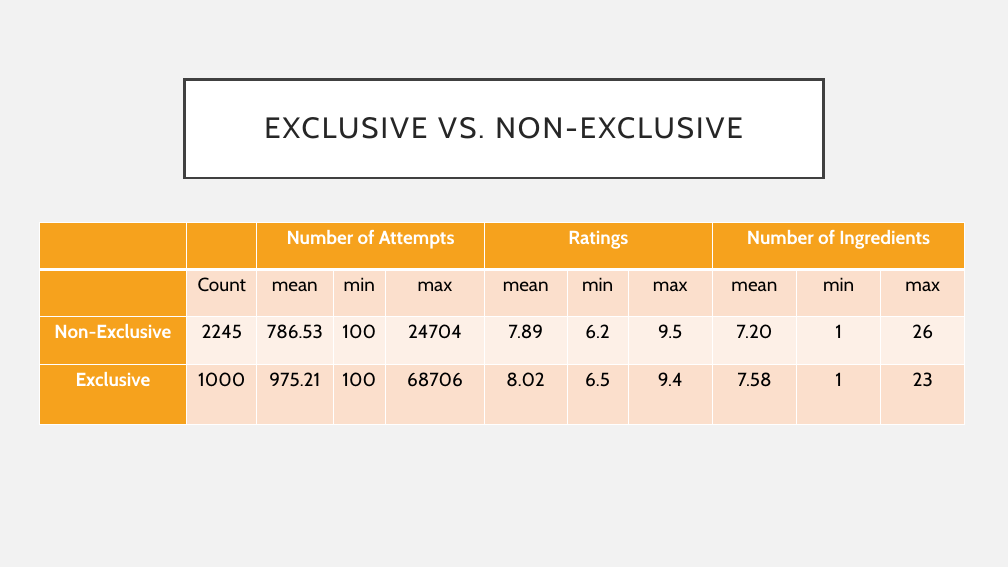
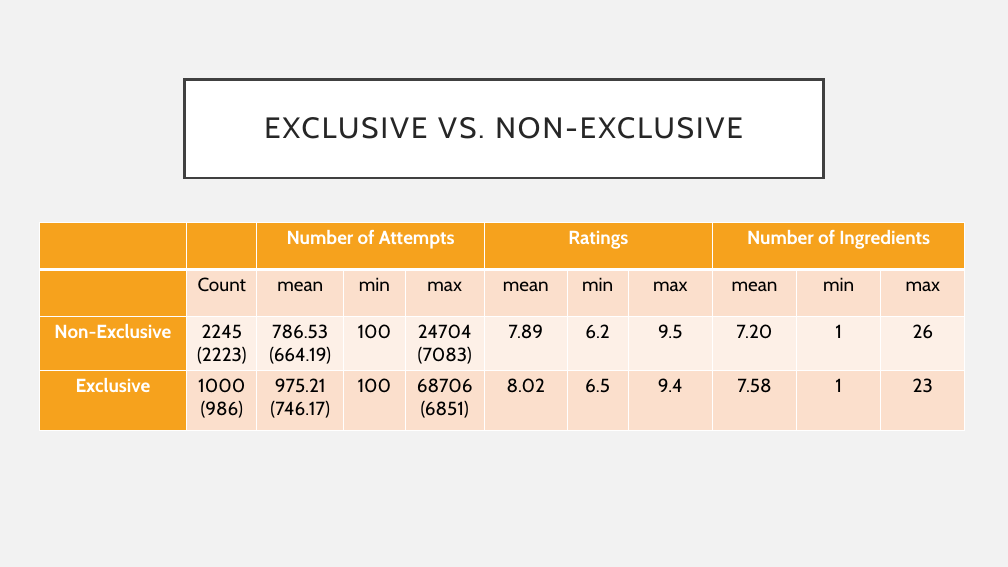
Before and after one commit to shimmer-croissant0707/web_scraping_project, a slide deck: slide 7 of xiachufang.pptx. Drawn at 1008x567 pixels with LibreOffice and Linux fonts; fonts in the diff are those of the drawing. Boxes give left, top, right and bottom in pixels: in the first picture for what was removed or moved away, otherwise in the second. Text is boxed around its words. In the diff, an @@ line names an element or a change of style, - is before the commit and + after.

```diff
--- a/xiachufang.pptx
+++ b/xiachufang.pptx
@@ table at <box>39,222,964,430</box> @@
-row 3: Non-Exclusive | 2245 | 786.53 | 100 | 24704 | 7.89 | 6.2 | 9.5 | 7.20 | 1 | 26
+row 3: Non-Exclusive | 2245 / (2223) | 786.53 / (664.19) | 100 | 24704 / (7083) | 7.89 | 6.2 | 9.5 | 7.20 | 1 | 26
-row 4: Exclusive | 1000 | 975.21 | 100 | 68706 | 8.02 | 6.5 | 9.4 | 7.58 | 1 | 23
+row 4: Exclusive | 1000 / (986) | 975.21 / (746.17) | 100 | 68706 / (6851) | 8.02 | 6.5 | 9.4 | 7.58 | 1 | 23
```
Also in this commit, not shown: 4 other slides changed, 2 other files.
